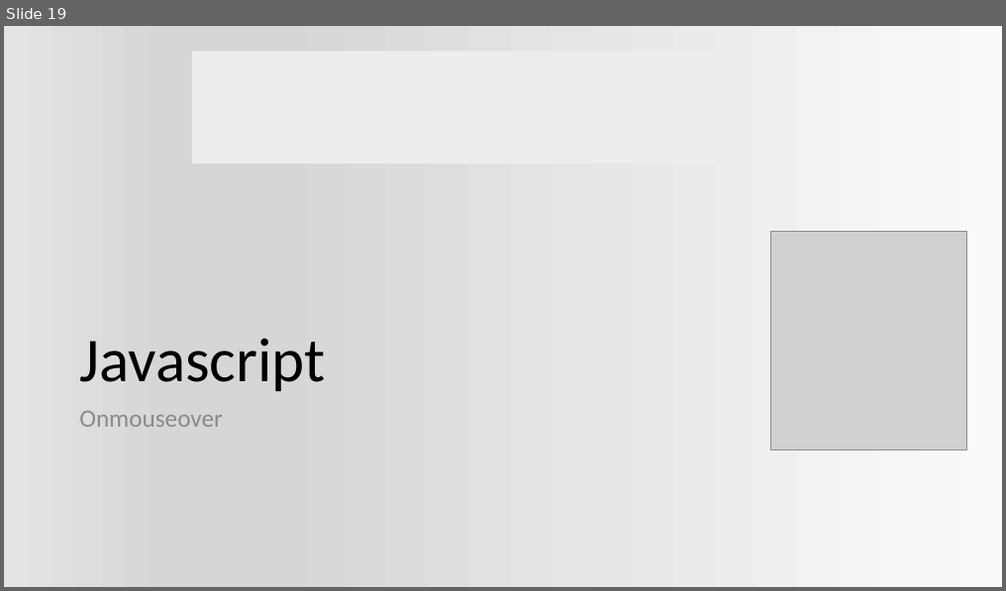
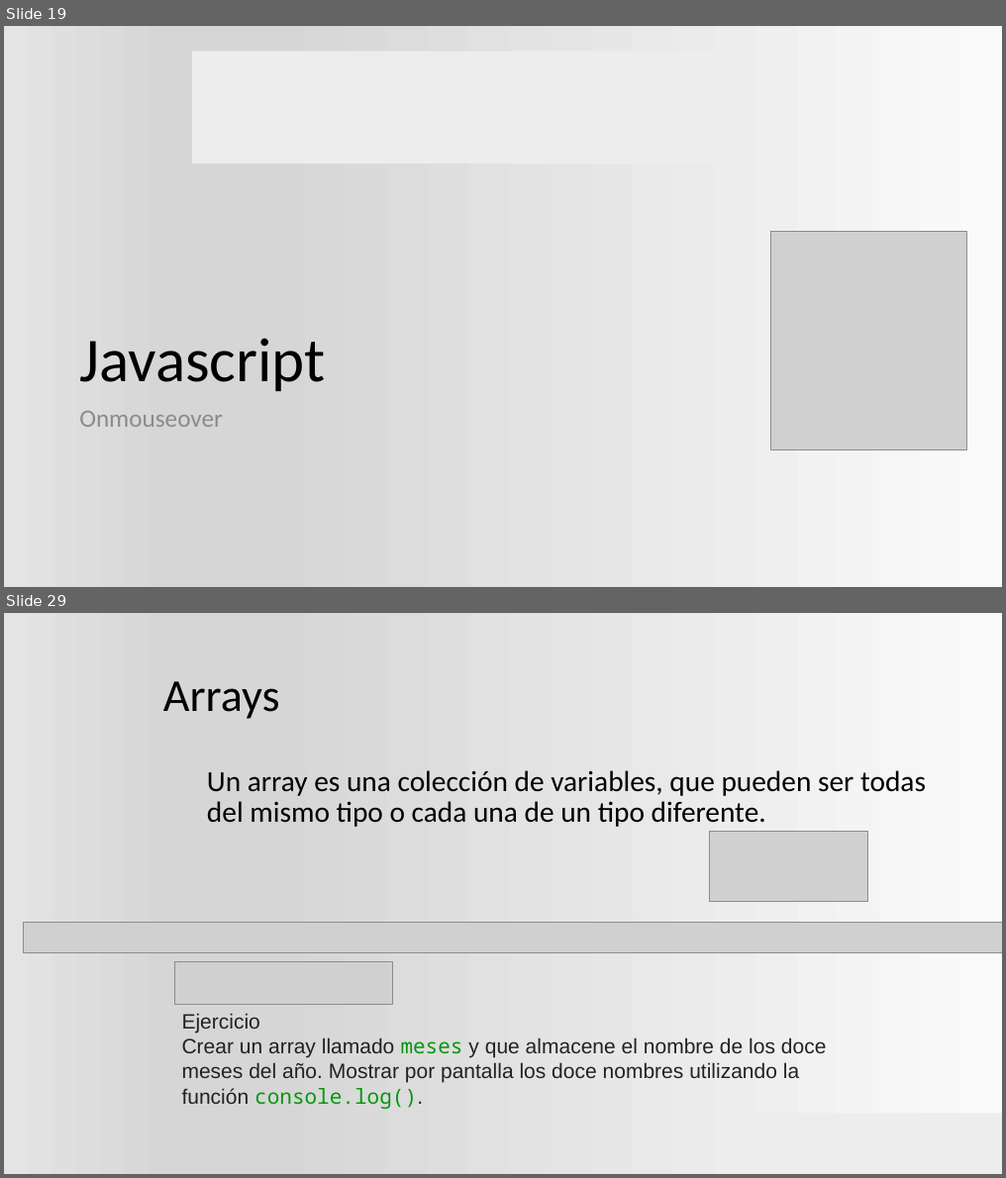
Before and after one commit to ProfVillegas/CECyTe, a slide deck: Aplicacion_js.pptx. Shown one above the other, each under a label of ours: slide 19 before the commit, slides 19 and 29 after it; the slides between them are not shown. The pictures are 1006x591 and 1006x1178 pixels, drawn with LibreOffice and Linux fonts; fonts in the diff are those of the drawing; grey boxes stand for pictures; background and template pictures are left out. Boxes give left, top, right and bottom in pixels: in the first picture for what was removed or moved away, otherwise in the second. Text is boxed around its words. In the diff, an @@ line names an element or a change of style, - is before the commit and + after.

```diff
--- a/Aplicacion_js.pptx
+++ b/Aplicacion_js.pptx
@@ slide 29 added at (4,613,1002,1174), background gradient #FAFAFA to #D7D7D7 to #E4E4E4 @@
@@ title added at (163,681,280,719), 44 pt, text #000000 @@
+Arrays
@@ text added at (207,770,926,827), 28 pt, text #000000 @@
+Un array es una colección de variables, que pueden ser todas del mismo tipo o cada una de un tipo diferente.
@@ picture added at (709,831,868,901) @@
@@ picture added at (23,922,1002,953) @@
@@ picture added at (174,961,392,1004) @@
@@ text added at (182,1013,827,1109), 20 pt, text #222222 @@
+Ejercicio
+Crear un array llamado meses y que almacene el nombre de los doce meses del año. Mostrar por pantalla los doce nombres utilizando la función console.log().
@@ rectangle added at (719,1114,1002,1174), fill #EDEDED @@
```
Also in this commit, not shown: 1 slide changed, 28 other slides added, 1 other file.
